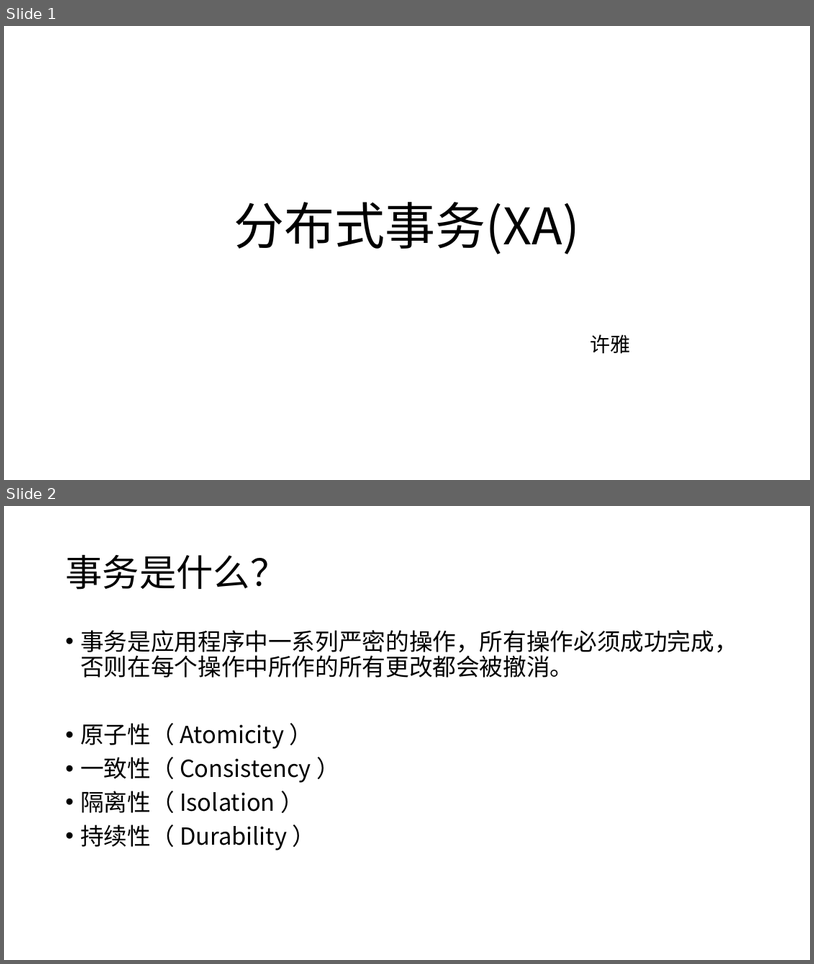
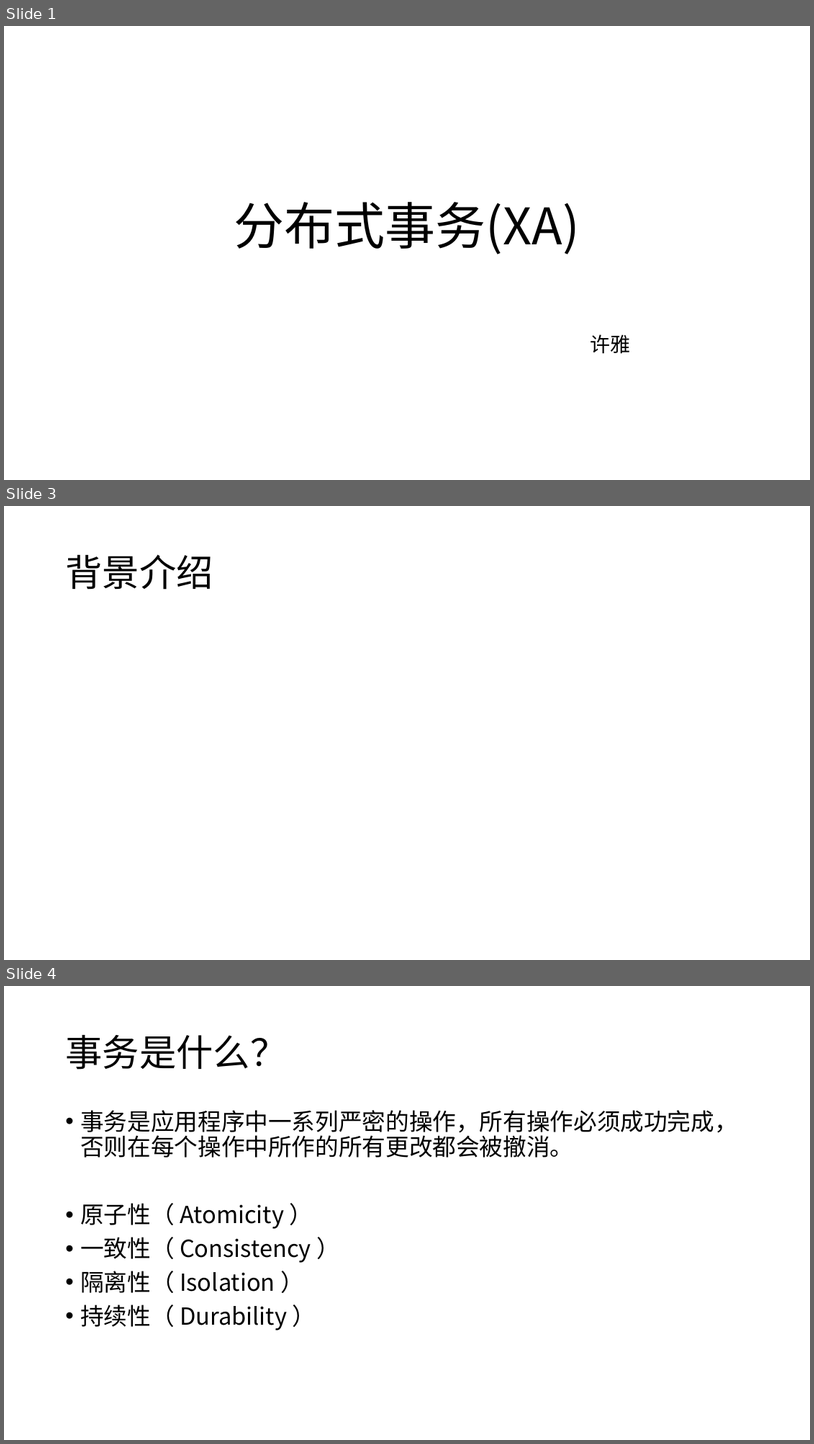
Before and after one commit to courage89/xa_presentation, a slide deck: 分布式事务.pptx. Shown one above the other, each under a label of ours: slides 1 and 2 before the commit, slides 1, 3 and 4 after it; the slides between them are not shown. The pictures are 814x964 and 814x1444 pixels, drawn with LibreOffice and Linux fonts; fonts in the diff are those of the drawing. Boxes give left, top, right and bottom in pixels: in the first picture for what was removed or moved away, otherwise in the second. Text is boxed around its words. In the diff, an @@ line names an element or a change of style, - is before the commit and + after.

```diff
--- a/分布式事务.pptx
+++ b/分布式事务.pptx
@@ slide 3 added at bbox=[4, 506, 810, 960], background #FFFFFF @@
@@ title added at bbox=[65, 554, 213, 590], 44 pt, text #000000 @@
+背景介绍
@@ what was slide 2 is now slide 4 @@
```
Also in this commit, not shown: 1 slide changed, 3 other slides added, 2 slides removed.
